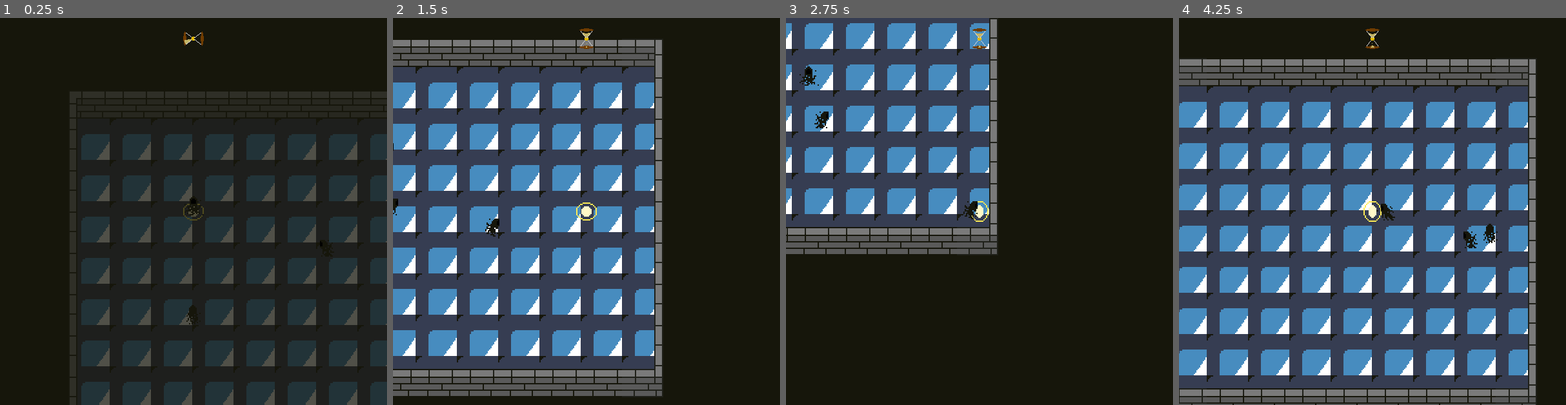
Above: before the commit, frames 1-4 (left to right).
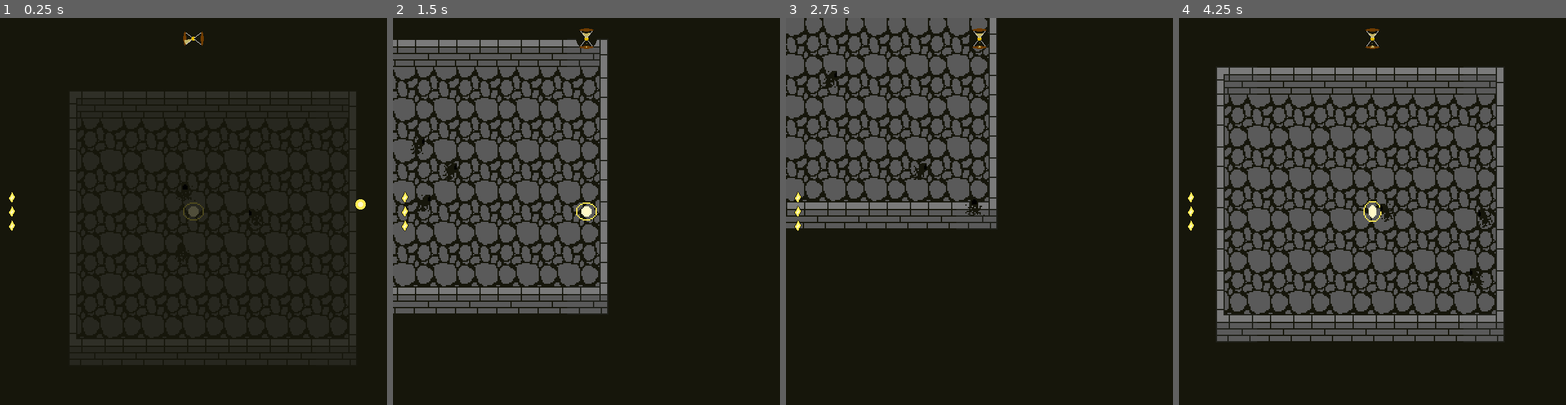
Above: after the commit, the same moments.

Repository: the-alex-g/LD51
Game: Godot game, scene res://Main/Main.tscn
Same seed, same stepped clock (60 frames per second), same inputs: the game is played once before the commit and once after it. The engine's default icon, where the game draws it, is replaced by a stand-in: a white triangle on a blue panel in a dark square.
Inputs (mouse positions are in pixels of both pictures, inside the frame that each line leads up to):
- Up to frame 1 (0.25 s): no input
- Up to frame 2 (1.5 s): move the mouse to (671, 192) at 0.52 s; hold D (right) 0.53-1.28 s; right-click (671, 192) at 0.6 s; tap Space (primary_attack) at 0.8, 1.35 s; move the mouse to (509, 230) at 1.27 s; hold S (down) from 1.28 s (still down)
- Up to frame 3 (2.75 s): right-click (902, 230) at 1.55 s; move the mouse to (1018, 126) at 2.02 s; release S (down) at 2.03 s; hold D (right) from 2.03 s (still down); right-click (1018, 126) at 2.1 s; tap Space (primary_attack) at 2.3 s
- Up to frame 4 (4.25 s): move the mouse to (1353, 288) at 2.77 s; release D (right) at 2.78 s; hold W (up) 2.78-3.53 s; tap Space (primary_attack) at 2.85, 3.8 s; right-click (1353, 288) at 3.05 s; move the mouse to (1488, 269) at 3.52 s; hold A (left) from 3.53 s (still down); right-click (1488, 269) at 3.6 s

The runs differ from the first frame. In frame 1, 25% of the frame differs, in the area x 2-100%, y 19-100%; in frame 2, 58%; in frame 3, 31%; in frame 4, 78%, in the area x 0-93%, y 10-100%.

Commit message:
Add icons to track attacks

Diff:
--- a/project/Main/HUD.gd
+++ b/project/Main/HUD.gd
@@ -2,10 +2,23 @@
 
 onready var _hourglass = $Hourglass as AnimatedSprite
 onready var _animation_player = $AnimationPlayer as AnimationPlayer
+onready var _primary_attacks = $PrimaryAttacks as VBoxContainer
+onready var _heavy_attacks = $HeavyAttacks as VBoxContainer
 
 
 func _ready()->void:
 	_hourglass.frame = 0
+	_add_attack_icons()
+
+
+func _add_attack_icons()->void:
+	for i in 3:
+		var icon := TextureRect.new()
+		icon.texture = preload("res://Resources/PrimaryAttackIcon.tres")
+		_primary_attacks.add_child(icon)
+	var icon := TextureRect.new()
+	icon.texture = preload("res://Resources/HeavyAttackIcon.tres")
+	_heavy_attacks.add_child(icon)
 
 
 func _on_Main_game_over(victory:bool):
@@ -24,3 +37,14 @@
 func _on_MainMenu_pressed()->void:
 	# warning-ignore:return_value_discarded
 	get_tree().change_scene("res://Main/Main.tscn")
+
+
+func _on_Main_player_attack(heavy_attack:bool)->void:
+	if heavy_attack:
+		_heavy_attacks.get_child(0).queue_free()
+	else:
+		_primary_attacks.get_child(0).queue_free()
+
+
+func _on_Main_ten_second_mark()->void:
+	_add_attack_icons()
--- a/project/Main/HUD.tscn
+++ b/project/Main/HUD.tscn
@@ -309,7 +309,7 @@
 position = Vector2( 300, 32 )
 frames = SubResource( 41 )
 animation = "Default"
-frame = 15
+frame = 18
 playing = true
 
 [node name="AnimationPlayer" type="AnimationPlayer" parent="."]
@@ -376,5 +376,25 @@
 grow_horizontal = 2
 text = "Return to the Main Menu"
 
+[node name="PrimaryAttacks" type="VBoxContainer" parent="."]
+anchor_top = 0.5
+anchor_bottom = 0.5
+margin_left = 10.0
+margin_top = -20.0
+margin_right = 50.0
+margin_bottom = 20.0
+grow_vertical = 2
+
+[node name="HeavyAttacks" type="VBoxContainer" parent="."]
+anchor_left = 1.0
+anchor_top = 0.5
+anchor_right = 1.0
+anchor_bottom = 0.5
+margin_left = -50.0
+margin_top = -20.0
+margin_right = -10.0
+margin_bottom = 20.0
+grow_vertical = 2
+
 [connection signal="pressed" from="TextureRect/Panel/VBoxContainer/PlayAgain" to="." method="_on_PlayAgain_pressed"]
 [connection signal="pressed" from="TextureRect/Panel/VBoxContainer/MainMenu" to="." method="_on_MainMenu_pressed"]
--- a/project/Main/Main.gd
+++ b/project/Main/Main.gd
@@ -1,6 +1,7 @@
 extends Node2D
 
 signal ten_second_mark
+signal player_attack(heavy_attack)
 signal game_over(victory)
 
 const VICTORY_NUMBER := 15
@@ -36,3 +37,8 @@
 	_rooms_passed += 1
 	if _rooms_passed >= VICTORY_NUMBER:
 		emit_signal("game_over", true)
+		_game_timer.stop()
+
+
+func _on_Player_attack(heavy_attack:bool)->void:
+	emit_signal("player_attack", heavy_attack)
--- a/project/Main/Main.tscn
+++ b/project/Main/Main.tscn
@@ -21,9 +21,12 @@
 
 [connection signal="game_over" from="." to="HUD" method="_on_Main_game_over"]
 [connection signal="game_over" from="." to="Player" method="_on_Main_game_over"]
+[connection signal="player_attack" from="." to="HUD" method="_on_Main_player_attack"]
+[connection signal="ten_second_mark" from="." to="HUD" method="_on_Main_ten_second_mark"]
 [connection signal="ten_second_mark" from="." to="Player" method="_on_Main_ten_second_mark"]
 [connection signal="ten_second_mark" from="." to="World" method="_on_Main_ten_second_mark"]
 [connection signal="timeout" from="TenSecondTimer" to="." method="_on_TenSecondTimer_timeout"]
+[connection signal="attack" from="Player" to="." method="_on_Player_attack"]
 [connection signal="add_enemy" from="World" to="." method="_on_World_add_enemy"]
 [connection signal="passed_room" from="World" to="." method="_on_World_passed_room"]
 [connection signal="player_caught" from="World" to="." method="_on_World_player_caught"]
--- a/project/Player/Player.gd
+++ b/project/Player/Player.gd
@@ -1,5 +1,7 @@
 class_name Player
 extends KinematicBody2D
+
+signal attack(heavy_attack)
 
 enum AttackKey {SPENT, PRIMARY, HEAVY, RANGED}
 
@@ -9,7 +11,7 @@
 const PRIMARY_DAMAGE := 2
 const HEAVY_DAMAGE := 3
 const RELOAD_TIME := 1.0
-const SPEED_PENALTY_PER_ENEMY := 30
+const SPEED_PENALTY_PER_ENEMY := 50
 
 var _primary_attacks := [AttackKey.PRIMARY, AttackKey.PRIMARY, AttackKey.PRIMARY]
 var _heavy_attacks := [AttackKey.HEAVY]
@@ -36,7 +38,7 @@
 		Input.get_axis("up", "down")
 	).normalized()
 
-	var speed := max(10, SPEED - (SPEED_PENALTY_PER_ENEMY * adjacent_enemies))
+	var speed := max(0, SPEED - (SPEED_PENALTY_PER_ENEMY * adjacent_enemies))
 
 	# warning-ignore:return_value_discarded
 	move_and_collide(speed * movement_direction * delta)
@@ -65,9 +67,10 @@
 
 func _execute_primary_attack()->void:
 	if _primary_attacks.has(AttackKey.PRIMARY):
+		emit_signal("attack", false)
 		_animation_player.play("Primary")
 		var index := _primary_attacks.find(AttackKey.PRIMARY)
-		_primary_attacks[index] = AttackKey.SPENT
+		_primary_attacks.remove(index)
 
 		_hit_area_collision_shape.shape.radius = _primary_hit_radius
 		# the yield is necessary because otherwise the shape's radius is not resized
@@ -81,9 +84,10 @@
 
 func _execute_heavy_attack()->void:
 	if _heavy_attacks.has(AttackKey.HEAVY):
+		emit_signal("attack", true)
 		_animation_player.play("Heavy")
 		var index := _heavy_attacks.find(AttackKey.HEAVY)
-		_heavy_attacks[index] = AttackKey.SPENT
+		_heavy_attacks.remove(index)
 
 		_hit_area_collision_shape.shape.radius = _heavy_hit_radius
 		# the yield is necessary because otherwise the shape's radius is not resized
@@ -100,10 +104,9 @@
 
 
 func _reset_attacks()->void:
-	for i in _primary_attacks.size():
-		_primary_attacks[i] = AttackKey.PRIMARY
-	for i in _heavy_attacks.size():
-		_heavy_attacks[i] = AttackKey.HEAVY
+	for i in 3:
+		_primary_attacks.append(AttackKey.PRIMARY)
+	_heavy_attacks.append(AttackKey.HEAVY)
 
 
 func _on_CooldownTimer_timeout()->void:
--- /dev/null
+++ b/project/Resources/HeavyAttackIcon.tres
@@ -0,0 +1,7 @@
+[gd_resource type="AtlasTexture" load_steps=2 format=2]
+
+[ext_resource path="res://Main/Attacks.png" type="Texture" id=1]
+
+[resource]
+atlas = ExtResource( 1 )
+region = Rect2( 0, 18, 18, 18 )
--- /dev/null
+++ b/project/Resources/PrimaryAttackIcon.tres
@@ -0,0 +1,7 @@
+[gd_resource type="AtlasTexture" load_steps=2 format=2]
+
+[ext_resource path="res://Main/Attacks.png" type="Texture" id=1]
+
+[resource]
+atlas = ExtResource( 1 )
+region = Rect2( 0, 0, 18, 18 )
--- a/project/Scenery/World.gd
+++ b/project/Scenery/World.gd
@@ -8,7 +8,7 @@
 enum FloorTiles {FLOOR}
 enum Connections {NONE, TOP, BOTTOM, LEFT, RIGHT}
 
-const ROOM_SIZE := 9
+const ROOM_SIZE := 7
 const EMPTY := -1
 const VECTOR_TO_CONNECTION := {Vector2.UP:Connections.BOTTOM, Vector2.DOWN:Connections.TOP, Vector2.LEFT:Connections.RIGHT, Vector2.RIGHT:Connections.LEFT}
 
--- a/project/Scenery/World.tscn
+++ b/project/Scenery/World.tscn
@@ -2,11 +2,11 @@
 
 [ext_resource path="res://Scenery/Walls.png" type="Texture" id=1]
 [ext_resource path="res://Scenery/World.gd" type="Script" id=2]
-[ext_resource path="res://icon.png" type="Texture" id=3]
+[ext_resource path="res://Scenery/Floor.png" type="Texture" id=3]
 [ext_resource path="res://Scenery/Blackout.png" type="Texture" id=4]
 
 [sub_resource type="TileSet" id=16]
-0/name = "icon.png 0"
+0/name = "Floor.png 0"
 0/texture = ExtResource( 3 )
 0/tex_offset = Vector2( 0, 0 )
 0/modulate = Color( 1, 1, 1, 1 )
Binary file added: project/Main/Attacks.png
Not shown, added: project/Main/Attacks.png.import
Binary file changed: project/Main/Decoration.png
Binary file changed: project/Main/Hourglass.png
Binary file added: project/Scenery/Floor.png
Not shown, added: project/Scenery/Floor.png.import
Not shown, added: piskel_files/Attacks.piskel
Not shown, changed: piskel_files/Decoration.piskel
Not shown, added: piskel_files/Floor.piskel
Not shown, changed: piskel_files/Hourglass.piskel
